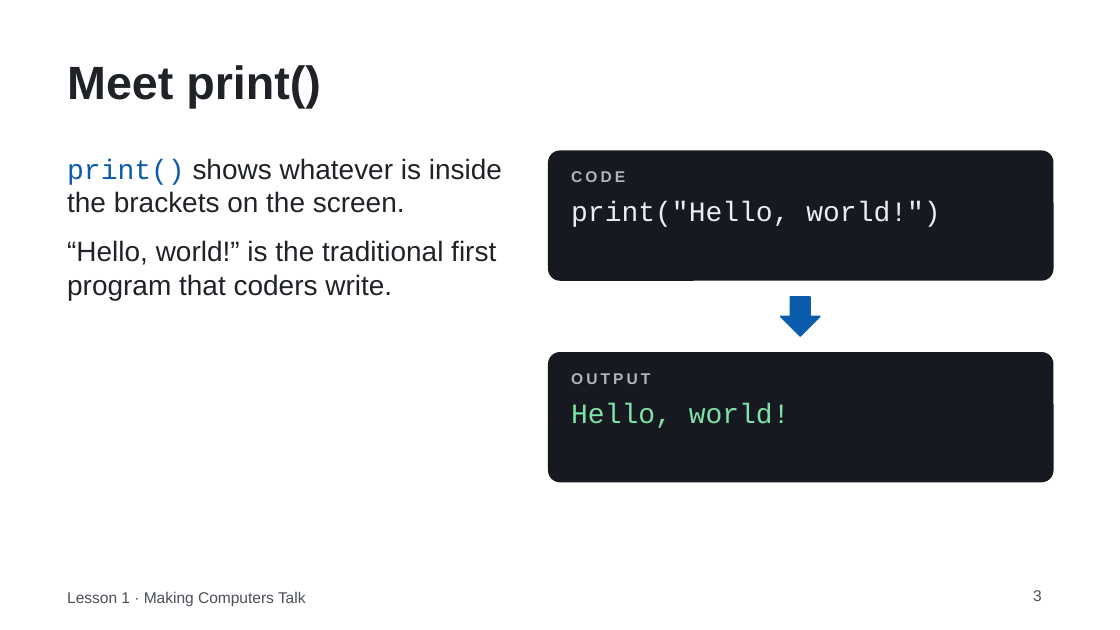
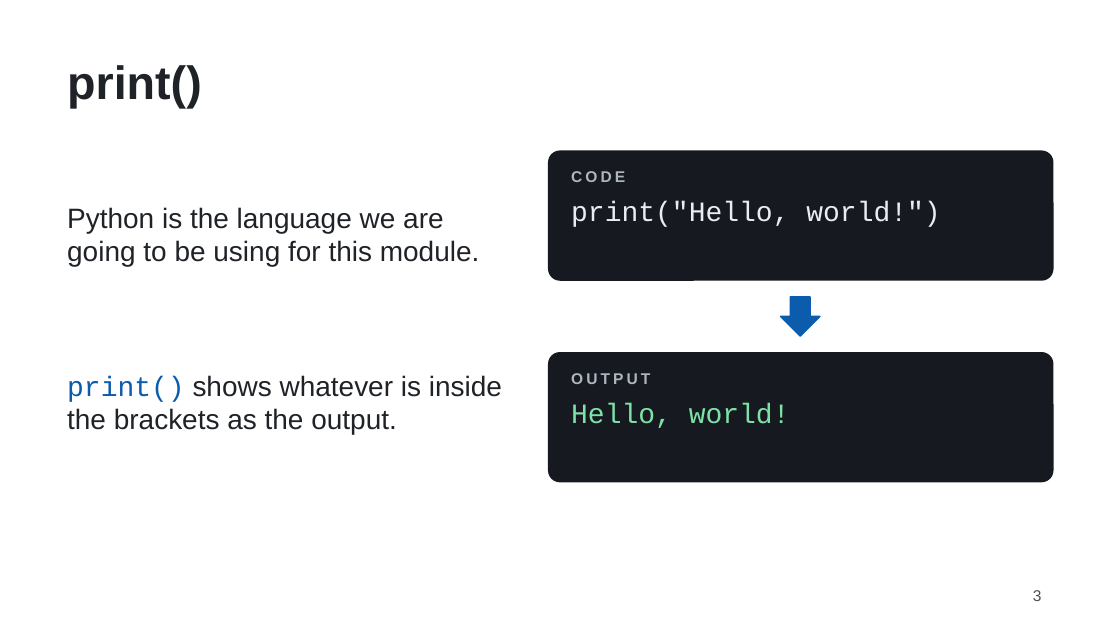
Before and after one commit to FrankD64/chatbot-lesson, a slide deck: slide 3 of assets/slides/Lesson1_Making_Computers_Talk.pptx. Drawn at 1120x630 pixels with LibreOffice and Linux fonts; fonts in the diff are those of the drawing. Boxes give left, top, right and bottom in pixels: in the first picture for what was removed or moved away, otherwise in the second. Text is boxed around its words. In the diff, an @@ line names an element or a change of style, - is before the commit and + after.

```diff
--- a/assets/slides/Lesson1_Making_Computers_Talk.pptx
+++ b/assets/slides/Lesson1_Making_Computers_Talk.pptx
@@ title at bbox=[67, 65, 202, 109]: text changed @@
-Meet print()
+print()
@@ text at bbox=[67, 207, 502, 435]: text changed @@
-print() shows whatever is inside the brackets on the screen.
-“Hello, world!” is the traditional first program that coders write.
+Python is the language we are going to be using for this module.
+print() shows whatever is inside the brackets as the output.
@@ rectangle added at bbox=[48, 571, 333, 623], fill #FFFFFF, outline #FFFFFF 0.75 pt @@
@@ text removed at bbox=[67, 591, 306, 606] @@
-Lesson 1 · Making Computers Talk
```
Also in this commit, not shown: 6 other slides changed, 3 other files.
